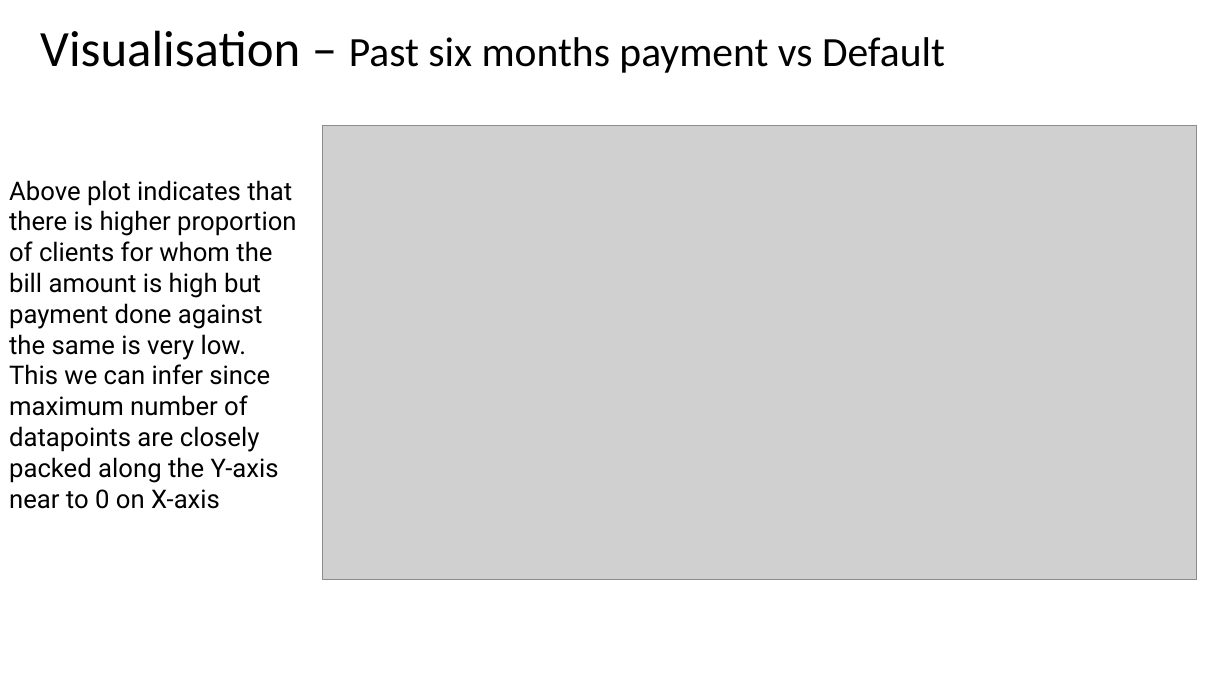
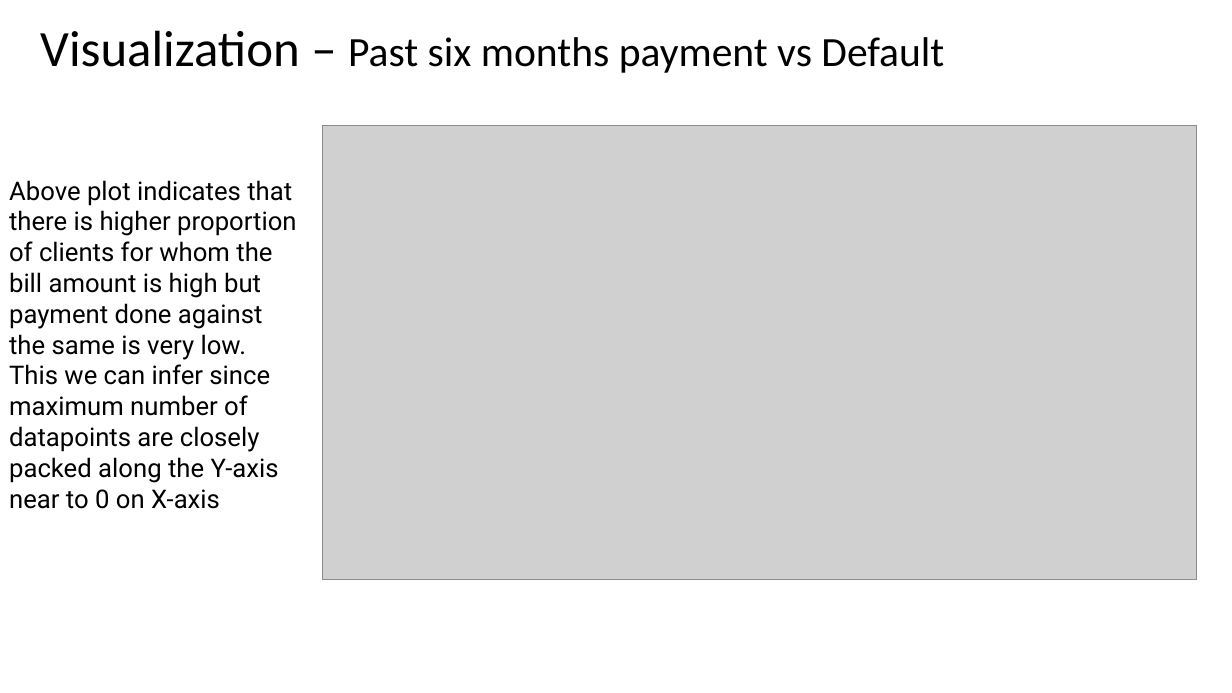
Before and after one commit to pragyanandan/mini-Project-2-ML, a slide deck: slide 10 of Mini-Project.pptx. Drawn at 1232x693 pixels with LibreOffice and Linux fonts; fonts in the diff are those of the drawing; grey boxes stand for pictures. Boxes give left, top, right and bottom in pixels: in the first picture for what was removed or moved away, otherwise in the second. Text is boxed around its words. In the diff, an @@ line names an element or a change of style, - is before the commit and + after.

```diff
--- a/Mini-Project.pptx
+++ b/Mini-Project.pptx
@@ title at <box>40,30,944,73</box>: text changed @@
-Visualisation – Past six months payment vs Default
+Visualization – Past six months payment vs Default
```
Also in this commit, not shown: 2 other slides changed, 3 slides added, 2 other files.
